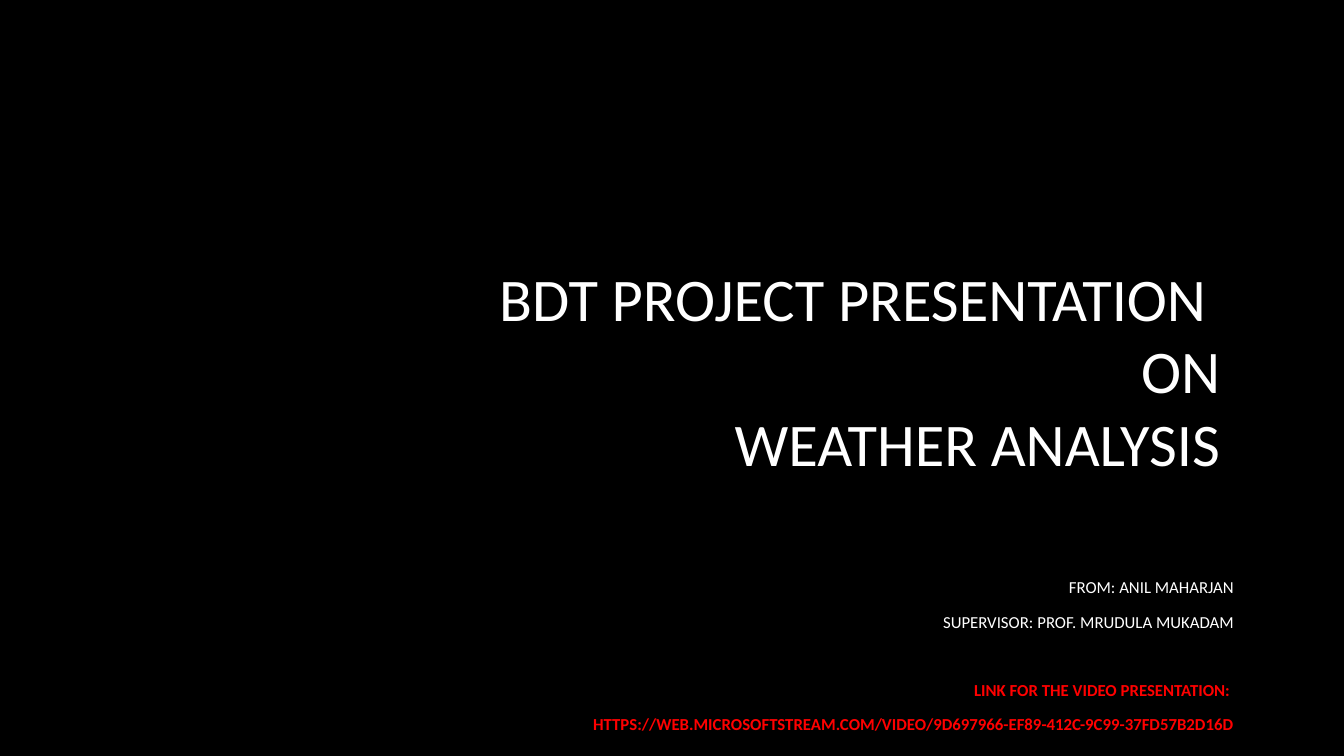
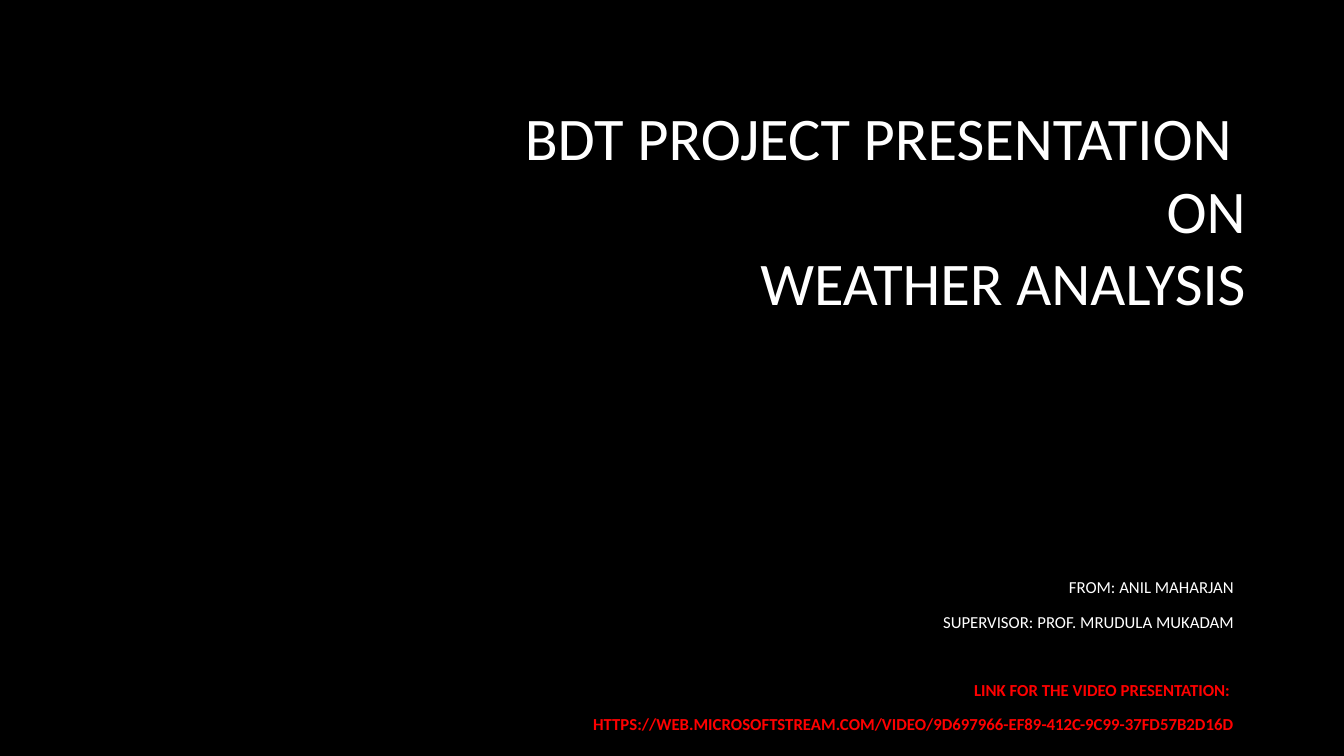
Before and after one commit to Technomax/BDTProject, a slide deck: slide 1 of BDT Project Presentation.pptx. Drawn at 1344x756 pixels with LibreOffice and Linux fonts; fonts in the diff are those of the drawing; background and template pictures are left out. Boxes give left, top, right and bottom in pixels: in the first picture for what was removed or moved away, otherwise in the second. Text is boxed around its words. In the diff, an @@ line names an element or a change of style, - is before the commit and + after.

Commit message:
Added link

```diff
--- a/BDT Project Presentation.pptx
+++ b/BDT Project Presentation.pptx
@@ title "BDT PROJECT PRESENTATION ON WEATHER ...": place and size @@
-title "BDT PROJECT PRESENTATION ON WEATHER ..." at [499, 281, 1220, 467]
+title "BDT PROJECT PRESENTATION ON WEATHER ..." at [525, 120, 1246, 306]
```
